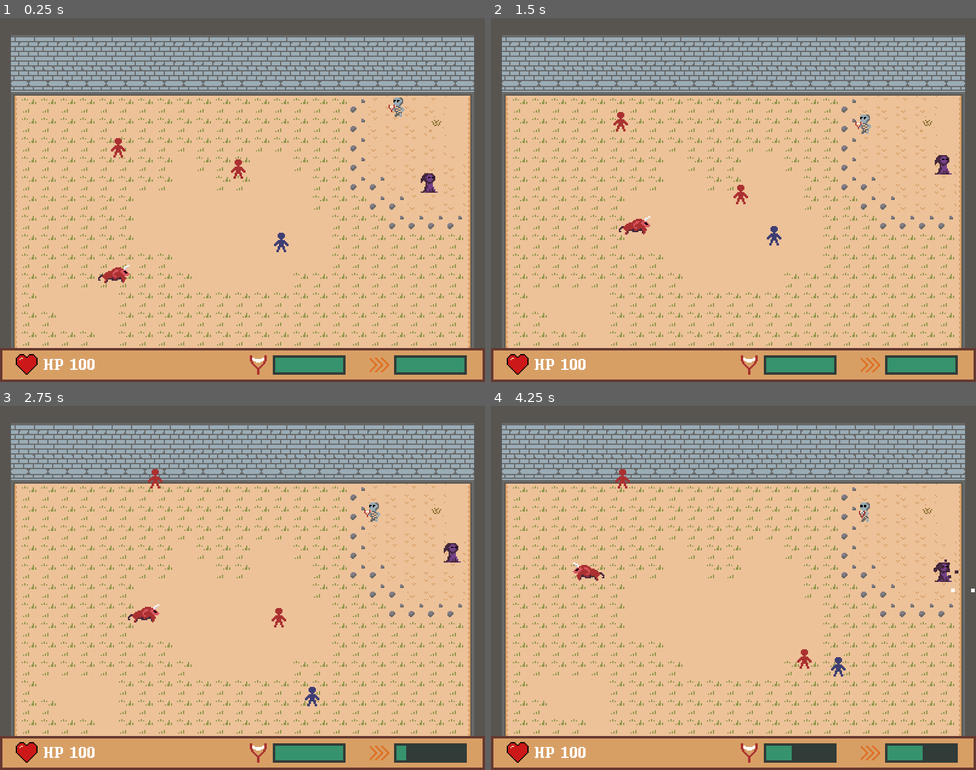
Above: before the commit, frames 1-4 (two rows, left to right).
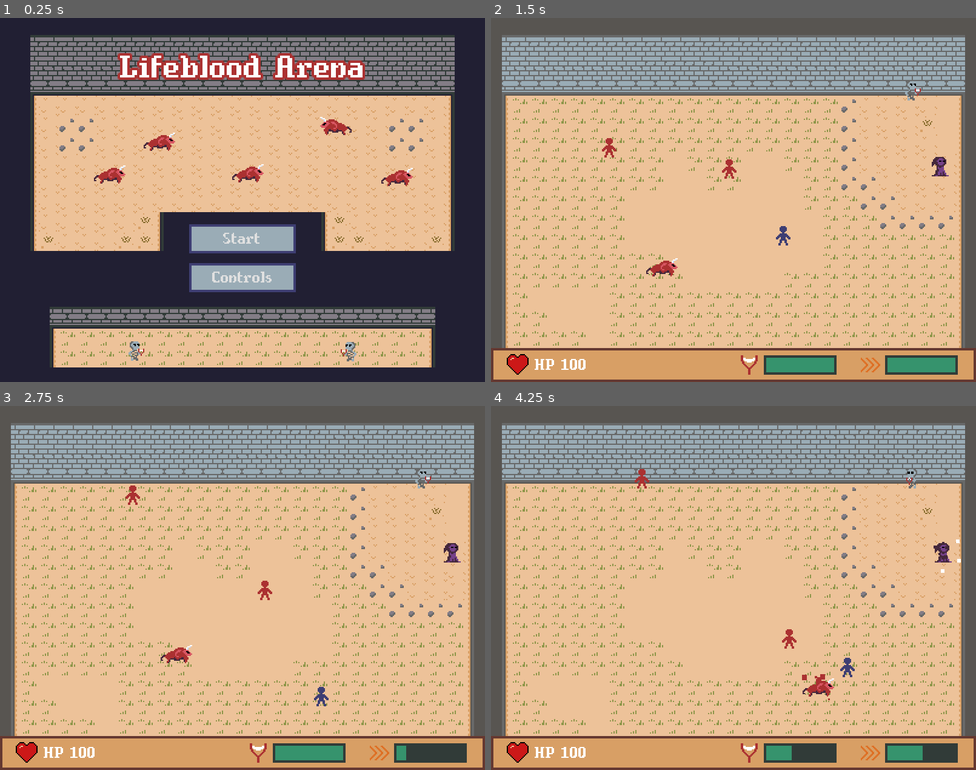
Above: after the commit, the same moments.

Repository: svntax/LD44-YLIC
Game: Godot game, scene res://Scenes/main_menu.tscn
Two runs of this game, one before a commit and one after it. Both use one fixed random seed, a clock stepped at 60 frames per second and the inputs below. Before the commit the project starts from res://Scenes/gameplay.tscn.
Inputs (mouse positions are in pixels of both pictures, inside the frame that each line leads up to):
- Up to frame 1 (0.25 s): no input
- Up to frame 2 (1.5 s): click (733, 240) at 0.5 s, where only the run after the commit has a clickable "Start"; move the mouse to (840, 181) at 1.27 s; hold D (MOVE_RIGHT) from 1.28 s (still down); click (840, 181) at 1.35 s
- Up to frame 3 (2.75 s): move the mouse to (145, 606) at 2.02 s; release D (MOVE_RIGHT) at 2.03 s; hold S (MOVE_DOWN) from 2.03 s (still down); tap Space (DASH) at 2.1 s
- Up to frame 4 (4.25 s): move the mouse to (782, 507) at 2.77 s; release S (MOVE_DOWN) at 2.78 s; hold D (MOVE_RIGHT) 2.78-3.53 s; right-click (782, 507) at 2.85 s; move the mouse to (709, 660) at 3.52 s; hold W (MOVE_UP) from 3.53 s (still down); click (709, 660) at 3.6 s

The runs differ from the first frame. In frame 1, 68% of the frame differs, in the area x 0-100%, y 0-100%; in frame 2, 1.0%; in frame 3, 0.9%; in frame 4, 1.3%.

Commit message:
Fix caster teleport particles. Add 2nd layout to pool.

Diff:
--- a/Scenes/caster.tscn
+++ b/Scenes/caster.tscn
@@ -40,7 +40,7 @@
 spread = 0.0
 gravity = Vector3( 0, 0, 0 )
 initial_velocity = 100.0
-angular_velocity = -1.#QNAN
+angular_velocity = -1.0
 orbit_velocity = 1.0
 orbit_velocity_random = 0.0
 scale = 3.0
--- a/Scripts/arena_controls.gd
+++ b/Scripts/arena_controls.gd
@@ -30,11 +30,13 @@
 ]
 
 #Hard levels start spawning after this wave
-var HARD_LEVELS_START = 3
+var HARD_LEVELS_START = 5
 var layoutHard01 = load("res://Scenes/layoutHard_01.tscn")
+var layoutHard02 = load("res://Scenes/layoutHard_02.tscn")
 
 var arenaLayoutsHard = [
-layoutHard01
+layoutHard01,
+layoutHard02
 ]
 
 signal playerDeathAnimationFinished()
--- a/project.godot
+++ b/project.godot
@@ -15,8 +15,8 @@
 
 [application]
 
-config/name="LudumDare44"
-run/main_scene="res://Scenes/gameplay.tscn"
+config/name="Lifeblood Arena"
+run/main_scene="res://Scenes/main_menu.tscn"
 config/icon="res://icon.png"
 
 [autoload]
